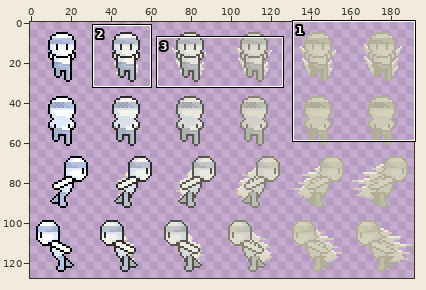
Sprite sheet -- Assets/Images/Characters/charactersAnimsDashes.png. The first picture is a wide view before the edit; the outline marks the close-up.
Close-up. Old version:
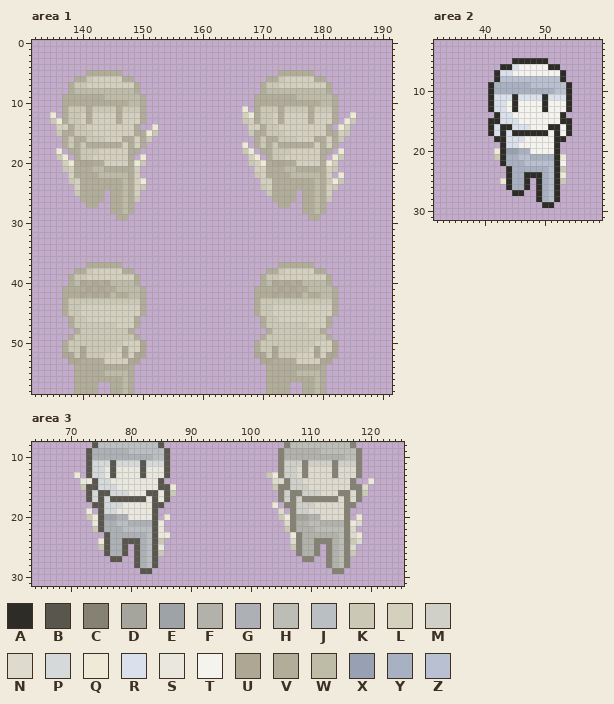
The file is 192x128 pixels. Colours within 5 levels of each other are drawn and written as one. Shown: area 1: x 132..191, y 0..58; area 2: x 32..59, y 2..31; area 3: x 64..125, y 8..31. The commit also changed other parts of the picture, which this record leaves out.
Palette (. is transparent): A #2d2c27  B #59574d  C #858273  D #a6a59d  E #9ea3a8  F #b2b1aa  G #adb1b6  H #bcbdb4  J #babfc3  K #cbc8b6  L #d4d0be  M #d0d0c8  N #dedbce  P #d5d9da  Q #eeead7  R #dae1ec  S #e9e7de  T #f4f3ee  U #ada793  V #b1ad99  W #bebba6  X #97a1b3  Y #a8b1c2  Z #b9c0d2
And afterwards:
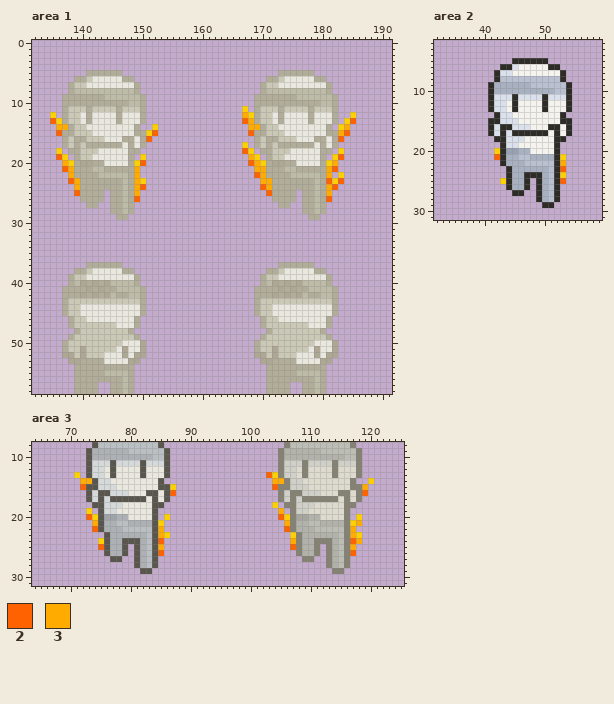
Colours new in this view: 2 #ff6200  3 #ffab00
What changed:
colour Q: #eeead7 -> #ffd000
Changed rows in their new state; - is a pixel that keeps its letter.
Area 1:
first column x 141:
 6 -SSSSS---------------------------SSSSS--
 7 SSSSSSSS------------------------SSSSSSSS
first column x 135:
12 -----S-SSSS-SSS-----------------3----S-SSSS-SSS----
13 2----S-SSSS-SSS-----------------23---S-SSSS-SSS---2
14 -33---SSSSSSSS-------------------33---SSSSSSSS---3-
15 -2-----SSSSSSS---2---------------2-----SSSSSSS--32-
16 ---------SSS--S-2------------------------SSS--S-2--
17 ------------S-S-----------------------------S-S----
18 --------SSSSS-------------------2-------SSSSS------
19 -2-----SSSSSS--------------------3-----SSSSSS---2--
20 --3------SSSS--2-----------------23------SSSS--3---
21 --23----------3-------------------33----------32---
22 ---3----------3-------------------23----------3----
23 ---23---------3--------------------33---------2-2--
24 ----3---------32-------------------23---------32---
25 ----2---------3---------------------2---------3----
26 --------------2-------------------------------2----
first column x 141:
38 -SSSSS---------------------------SSSSS--
39 SSSSSSSS------------------------SSSSSSSS
first column x 140:
44 SSSSSSSSSS----------------------SSSSSSSSSS
45 SSSSSSSSSS----------------------SSSSSSSSSS
46 -SSSSSSSS------------------------SSSSSSSS-
47 ------SSS-----------------------------SSS-
50 -------SSS-----------------------------SSS
51 ------S-SS----------------------------S-SS
52 ----SSS-S---------------------------SSS-S-
53 ----SSSS----------------------------SSSS--
Area 2:
first column x 42:
21 2-----------
22 -----------3
23 -----------2
25 -----------2
Area 3:
first column x 72:
13 -------------------------------2----------------
14 33------------------------------33--------------
15 2-------------------------------2--------------3
16 ---------------2-------------------------------2
19 ---------------------------------3--------------
20 -2-------------------------------2--------------
21 --3-------------------------------3-----------3-
22 --2----------3--------------------2----------3--
23 -------------3-------------------------------3--
24 -------------2---------------------3---------23-
25 ---2---------3---------------------2---------3--
26 -------------2-------------------------------2--
